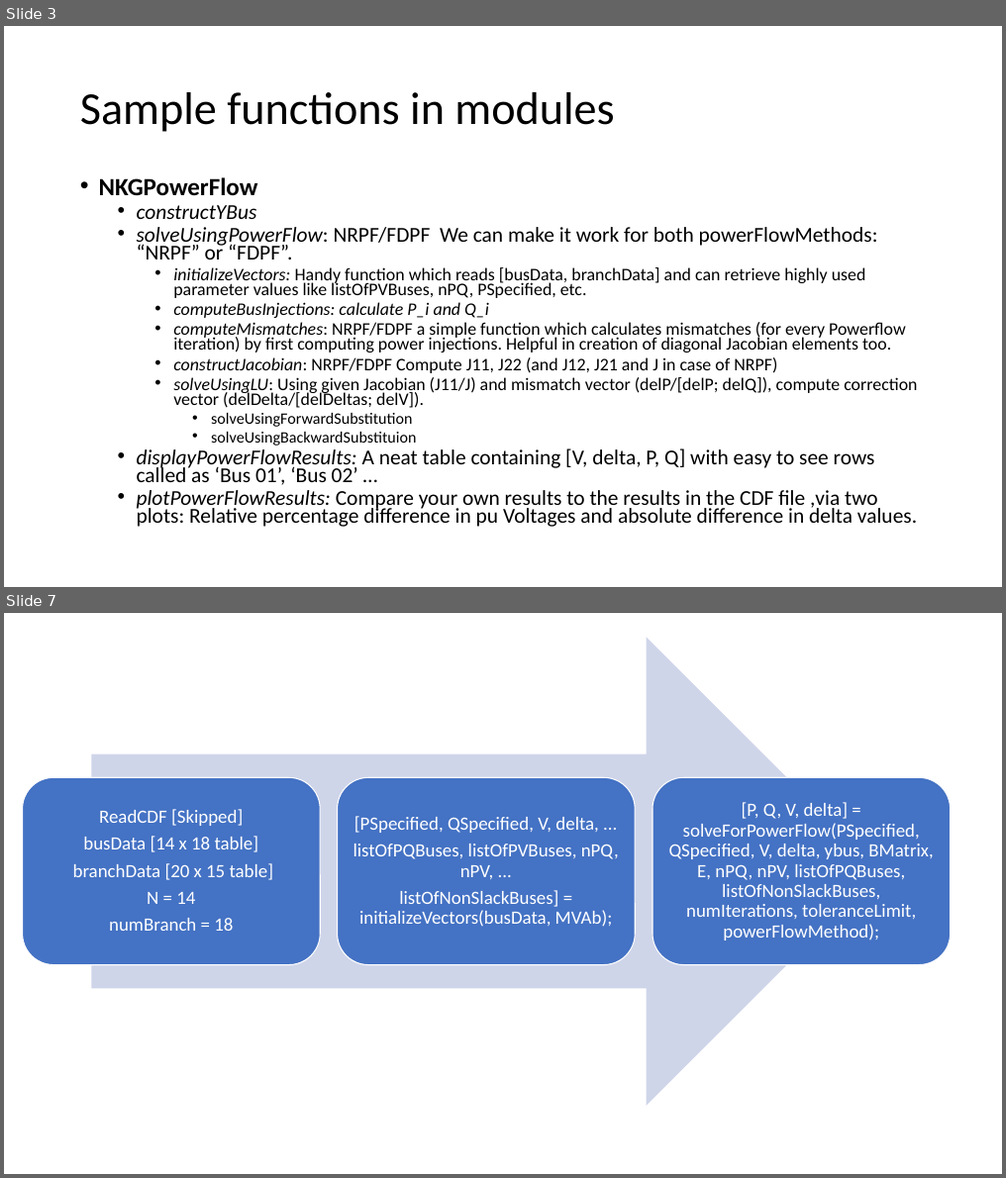
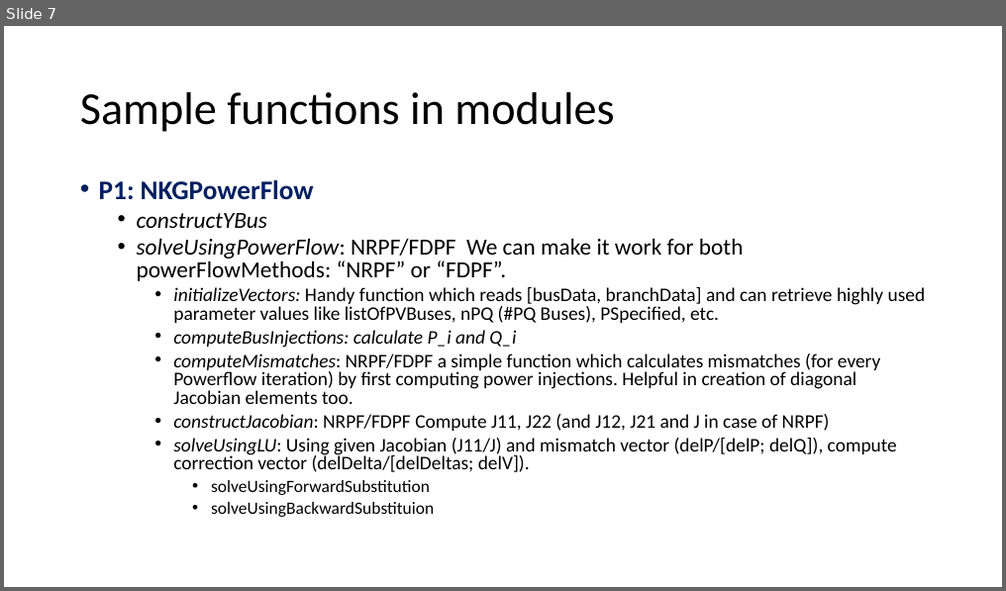
Before and after one commit to Realife-Brahmin/OriginalDocsHub, a slide deck: ee521/plan_for_ee521_in_julia/ee521_julia_plan.pptx. Shown one above the other, each under a label of ours: slides 3 and 7 before the commit, slide 7 after it; the slides between them are not shown. The pictures are 1006x1178 and 1006x591 pixels, drawn with LibreOffice and Linux fonts; fonts in the diff are those of the drawing. Boxes give left, top, right and bottom in pixels: in the first picture for what was removed or moved away, otherwise in the second. Text is boxed around its words. In the diff, an @@ line names an element or a change of style, - is before the commit and + after.

Commit message:
first draft finished.

```diff
--- a/ee521/plan_for_ee521_in_julia/ee521_julia_plan.pptx
+++ b/ee521/plan_for_ee521_in_julia/ee521_julia_plan.pptx
@@ slide 7 removed at <box>4,613,1002,1174</box>, background #FFFFFF @@
@@ group removed at <box>23,637,950,1106</box>: 3 rounded rectangles, 3 texts, 1 right arrow @@
-ReadCDF [Skipped]
-busData [14 x 18 table]
-branchData [20 x 15 table]
-N = 14
-numBranch = 18
-[PSpecified, QSpecified, V, delta, ...
-listOfPQBuses, listOfPVBuses, nPQ, nPV, ...
-listOfNonSlackBuses] = initializeVectors(busData, MVAb);
-[P, Q, V, delta] = solveForPowerFlow(PSpecified, QSpecified, V, delta, ybus, BMatrix, E, nPQ, nPV, listOfPQBuses, listOfNonSlackBuses, numIterations, toleranceLimit, powerFlowMethod);
@@ what was slide 3 is now slide 7 @@
@@ slide 7 changed as well @@
@@ text at <box>99,180,314,200</box>: text changed; size 23.8 to 25.9 pt; text colour #000000 to #002060 @@
-• NKGPowerFlow
+• P1: NKGPowerFlow
@@ text at <box>137,213,897,517</box>: size 20.4 to 22.2 pt in "constructYBus", "solveUsingPowerFlow: NRPF/FDPF We can make it work ..."; size 17 to 18.5 pt in "computeBusInjections: calculate P_i and Q_i", "computeMismatches: NRPF/FDPF a simple function which calcula ...", "constructJacobian: NRPF/FDPF Compute J11, J22 (and J12, ...", "solveUsingLU: Using given Jacobian (J11/J) and mismatch ..."; size 15.3 to 16.6 pt in "solveUsingForwardSubstitution", "solveUsingBackwardSubstituion"; line spacing 0.7 to 0.8 @@
@@ text at <box>173,287,926,323</box>: text changed; size 17 to 18.5 pt @@
-    • initializeVectors: Handy function which reads [busData, branchData] and can retrieve highly used parameter values like listOfPVBuses, nPQ, PSpecified, etc.
+    • initializeVectors: Handy function which reads [busData, branchData] and can retrieve highly used parameter values like listOfPVBuses, nPQ (#PQ Buses), PSpecified, etc.
@@ text at <box>137,449,917,527</box>: paragraphs removed @@
-  • displayPowerFlowResults: A neat table containing [V, delta, P, Q] with easy to see rows called as ‘Bus 01’, ‘Bus 02’ …
-  • plotPowerFlowResults: Compare your own results to the results in the CDF file ,via two plots: Relative percentage difference in pu Voltages and absolute difference in delta values.
```
Also in this commit, not shown: 5 other slides changed, 9 slides added, 1 other slide removed.
